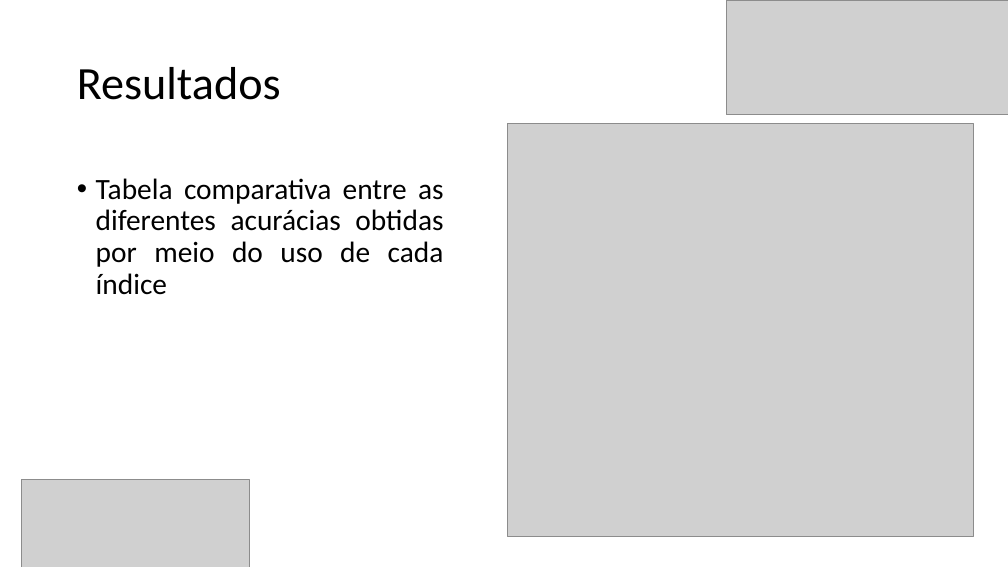
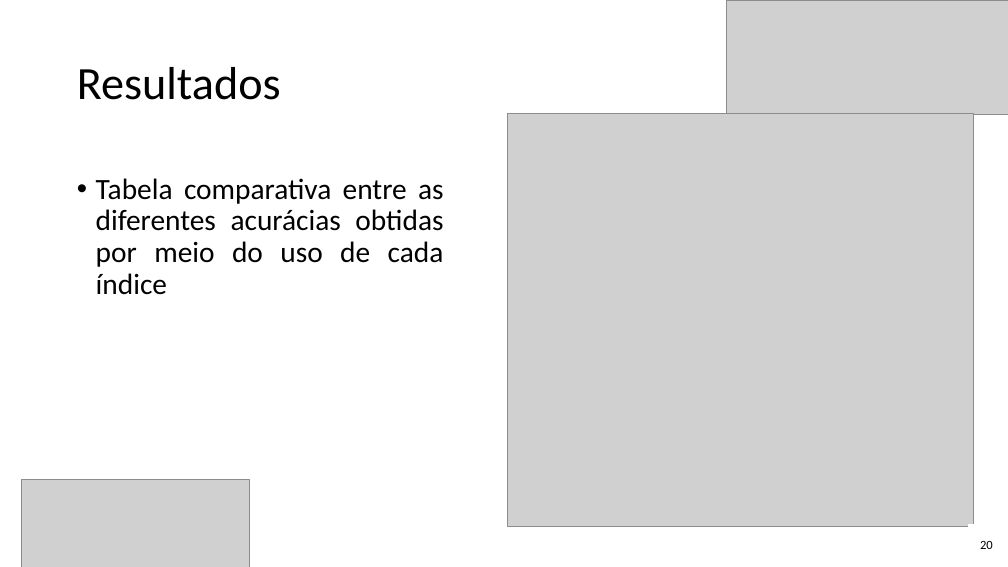
Before and after one commit to Marcio-Salmazo/PRT_Agrupamento, a slide deck: slide 19 of Seminario/Optimal Clusters V2.pptx (slide 20 before the commit). Drawn at 1008x567 pixels with LibreOffice and Linux fonts; fonts in the diff are those of the drawing; grey boxes stand for pictures. Boxes give left, top, right and bottom in pixels: in the first picture for what was removed or moved away, otherwise in the second. Text is boxed around its words. In the diff, an @@ line names an element or a change of style, - is before the commit and + after.

```diff
--- a/Seminario/Optimal Clusters V2.pptx
+++ b/Seminario/Optimal Clusters V2.pptx
@@ picture moved from (x1=507, y1=124, x2=973, y2=538) to (x1=507, y1=113, x2=973, y2=527) @@
@@ rectangle added at (x1=969, y1=525, x2=1005, y2=565), fill #FFFFFF, outline #FFFFFF 1 pt, 12 pt, text #000000 @@
+20
```
Also in this commit, not shown: 24 other slides changed, 1 slide removed, 1 other file.
